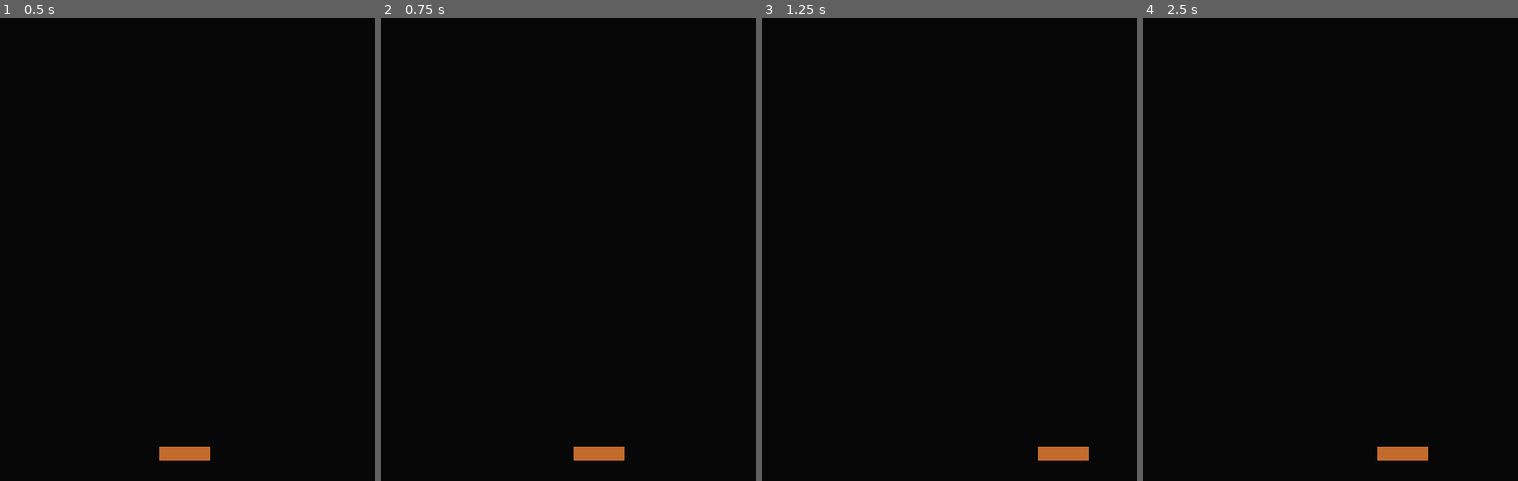
Above: before the commit, frames 1-4 (left to right).
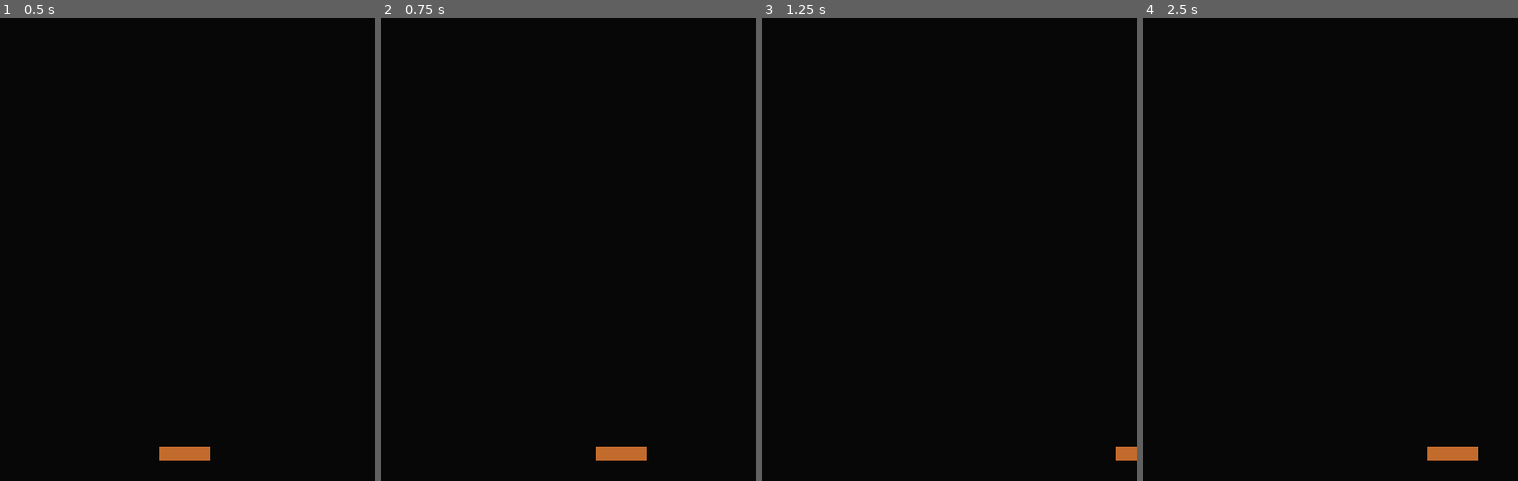
Above: after the commit, the same moments.

Repository: CodyMiner/FP-Breaker-Breaker
Game: Godot game, scene res://src/Background.tscn
Two runs of this game, one before a commit and one after it. Both use one fixed random seed, a clock stepped at 60 frames per second and the inputs below.
Inputs:
- Up to frame 1 (0.5 s): no input
- Up to frame 2 (0.75 s): tap Enter at 0.5 s; hold D (go_right) from 0.53 s (still down)
- Up to frame 3 (1.25 s): keep holding D (go_right)
- Up to frame 4 (2.5 s): release D (go_right) at 1.28 s; hold A (go_left) 1.28-2.03 s; hold D (go_right) from 2.03 s (still down)

Frame 1 is identical in both runs. In frame 2, 0.4% of the frame differs, in the area x 51-71%, y 92-96%; in frame 3, 0.6%; in frame 4, 0.8%, in the area x 62-90%, y 92-96%.

Commit message:
Adjust paddle velocity

Diff:
--- a/project/src/Paddle.gd
+++ b/project/src/Paddle.gd
@@ -1,6 +1,6 @@
 extends KinematicBody2D
 
-const SPEED := 3
+const SPEED := 5.0
 
 func _process(delta):
 	if Input.is_action_pressed("go_left"):
